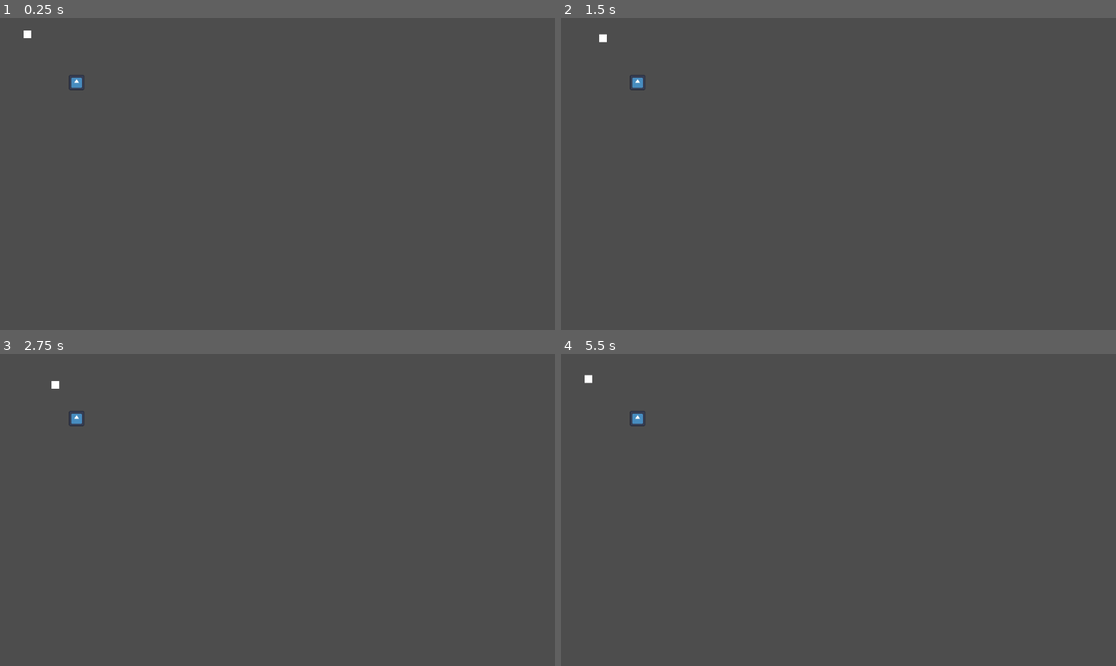
Above: before the commit, frames 1-4 (two rows, left to right).
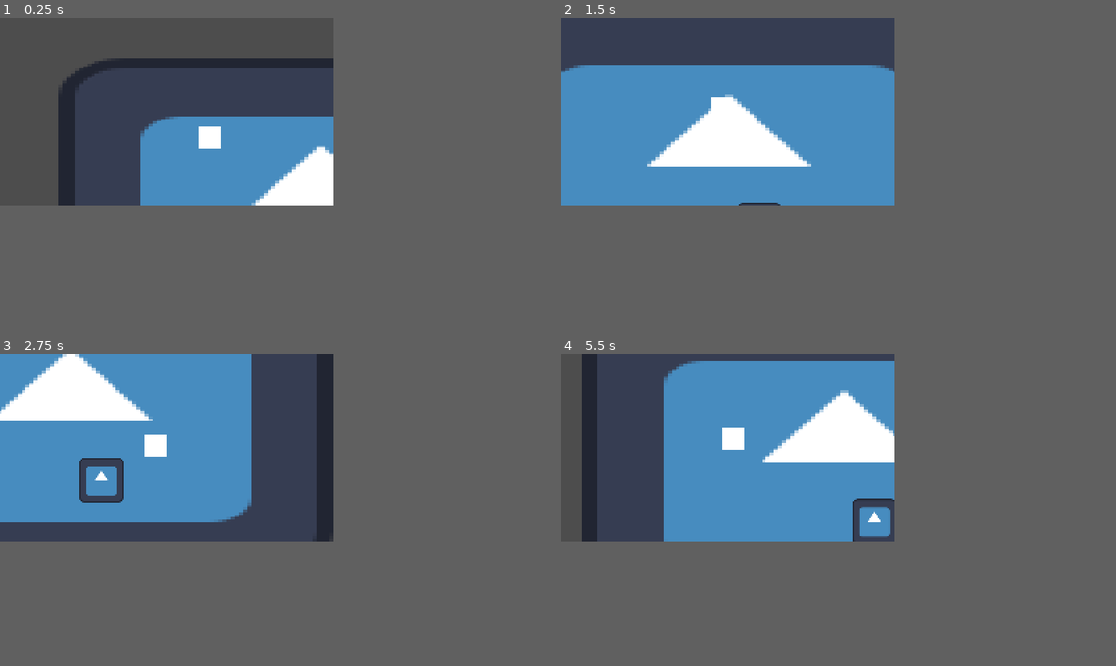
Above: after the commit, the same moments.

Repository: sjerpsthomas/groove-theft-auto
Game: Godot game, scene res://world/world.tscn
Same seed, same stepped clock (60 frames per second), same inputs: the game is played once before the commit and once after it. The engine's default icon, where the game draws it, is replaced by a stand-in: a white triangle on a blue panel in a dark square.
Inputs:
- Up to frame 1 (0.25 s): no input
- Up to frame 2 (1.5 s): tap Enter (player_mount) at 0.5, 1.35 s; hold D (player_right) 0.53-1.28 s; hold Enter (player_mount) 0.53-1.28 s; hold S (player_down) from 1.28 s (still down)
- Up to frame 3 (2.75 s): release S (player_down) at 2.03 s; hold D (player_right) from 2.03 s (still down); hold Enter (player_mount) from 2.03 s (still down)
- Up to frame 4 (5.5 s): release D (player_right) at 2.78 s; release Enter (player_mount) at 2.78 s; hold W (player_up) 2.78-3.53 s; tap Enter (player_mount) at 2.85, 4.35 s; hold Enter (player_mount) 3.53-4.28 s; hold A (player_left) 3.53-5.03 s; hold S (player_down) from 5.03 s (still down); hold Enter (player_mount) from 5.03 s (still down)
In our replay, the window is 799x449 before the commit and 480x270 after it. These sizes can differ from the game's own. Grey fills any space a smaller window leaves; there, only what the larger window draws over its background counts as a difference.

The runs differ from the first frame. In frame 1, 13% of the frame differs, in the area x 4-61%, y 4-61%; in frame 2, 27%, in the area x 0-61%, y 5-61%; in frame 3, 26%; in frame 4, 25%.

Commit message:
meuk

Diff:
--- a/car/car.gd
+++ b/car/car.gd
@@ -3,6 +3,8 @@
 
 @onready var cars := get_parent()
 @onready var world := cars.get_parent()
+
+@onready var sprite := $Sprite as Sprite2D
 
 var active := true
 
@@ -31,3 +33,7 @@
 
 func deselect() -> void:
 	world.selected_car = null
+
+
+func update_sprite(angle: float) -> void:
+	sprite.rotation = angle
--- a/player/player.gd
+++ b/player/player.gd
@@ -15,9 +15,16 @@
 	var h := float(right) - float(left)
 	var v := float(down) - float(up)
 
-	velocity = Vector2(h, v).normalized() * 40
+	var speed := 100 if mounted_car != null else 40
+
+	velocity += Vector2(h, v).normalized() * speed
+	velocity /= 1.4
 
 	move_and_slide()
+
+	if mounted_car != null:
+		if velocity.length() > 0:
+			mounted_car.update_sprite(velocity.angle())
 
 
 func _unhandled_input(event: InputEvent) -> void:
@@ -55,8 +62,6 @@
 	var selected_car: Car = world.selected_car
 	if selected_car == null: return false
 
-	print("asdfsadf")
-
 	world.selected_car = null
 	selected_car.active = false
 	selected_car.get_parent().remove_child(selected_car)
--- a/project.godot
+++ b/project.godot
@@ -14,6 +14,14 @@
 run/main_scene="res://world/world.tscn"
 config/features=PackedStringArray("4.3", "Forward Plus")
 config/icon="res://icon.svg"
+
+[display]
+
+window/size/viewport_width=480
+window/size/viewport_height=270
+window/stretch/mode="viewport"
+window/stretch/scale=2.0
+window/stretch/scale_mode="integer"
 
 [input]
 
--- /dev/null
+++ b/world/camera.gd
@@ -0,0 +1,14 @@
+extends Camera2D
+
+
+@export var player: Player
+
+
+func _process(delta: float) -> void:
+	var pos := player.global_position
+	pos += player.velocity * 0.5
+
+	global_position = global_position.lerp(pos, 0.04)
+
+	var target_zoom := 1.0 if player.mounted_car == null else 0.7
+	zoom = Vector2.ONE * lerp(zoom.x, target_zoom, 0.15)
--- a/world/world.tscn
+++ b/world/world.tscn
@@ -1,11 +1,19 @@
-[gd_scene load_steps=4 format=3 uid="uid://b10yjijijpove"]
+[gd_scene load_steps=6 format=3 uid="uid://b10yjijijpove"]
 
 [ext_resource type="Script" path="res://world/world.gd" id="1_5m2ov"]
 [ext_resource type="PackedScene" uid="uid://br64gfbf0k8ic" path="res://player/player.tscn" id="1_21jan"]
 [ext_resource type="PackedScene" uid="uid://dohpkoyty6led" path="res://car/car.tscn" id="2_07fui"]
+[ext_resource type="Texture2D" uid="uid://cf22ai2dds27r" path="res://icon.svg" id="2_tdwuk"]
+[ext_resource type="Script" path="res://world/camera.gd" id="4_1ki31"]
 
 [node name="World" type="Node2D"]
+texture_filter = 1
 script = ExtResource("1_5m2ov")
+
+[node name="Icon" type="Sprite2D" parent="."]
+position = Vector2(137, 88)
+scale = Vector2(2.95313, 1.72656)
+texture = ExtResource("2_tdwuk")
 
 [node name="Player" parent="." instance=ExtResource("1_21jan")]
 position = Vector2(57, 34)
@@ -14,3 +22,7 @@
 
 [node name="Car" parent="Cars" instance=ExtResource("2_07fui")]
 position = Vector2(159, 134)
+
+[node name="Camera" type="Camera2D" parent="." node_paths=PackedStringArray("player")]
+script = ExtResource("4_1ki31")
+player = NodePath("../Player")
